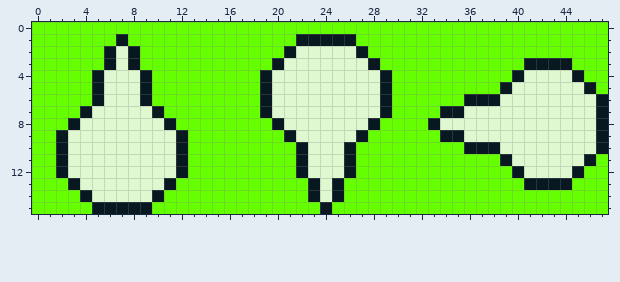
Pixel-art sprite: assets/sprites/spells/spell-calm.png. Above: the version before the commit.
The file is 48x16 pixels.
After the commit:
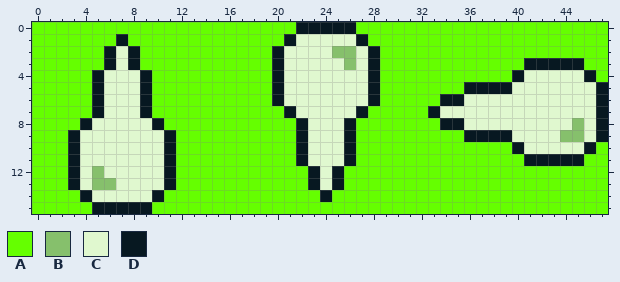
Palette (. is transparent): A #65ff00  B #86c06c  C #e0f8cf  D #071821
Commit: Update calm and triple fireball spells
The exact change:
Colour C becomes colour A in row 7 at x 20 and 28; in row 8 at x 21 and 27; in row 10 at x 39; in row 11 at x 40; in row 12 at x 41 to 44.
Colour D becomes colour A in rows 4 to 6 at x 19 and 29; in row 7 at x 4, 10, 19 and 29; in row 8 at x 3, 11, 20, 28 and 33; in row 9 at x 2, 12, 21, 27 and 34 to 35; in row 10 at x 2, 12, 36 to 38 and 47; in row 11 at x 2, 12, 39 and 46.
Colour D becomes colour A in row 12 at x 2, 12, 22, 26, 40 and 45; in row 13 at x 41 to 44; in row 14 at x 23 and 25; in row 15 at x 24.
Colour C becomes colour B in row 2 at x 25 to 26; in row 3 at x 26; in row 8 at x 45; in row 9 at x 44 to 45; in row 12 at x 5; in row 13 at x 5 to 6.
Colour D becomes colour C in row 1 at x 22 to 26; in row 2 at x 21 and 27; in row 4 at x 45; in row 5 at x 46; in row 6 at x 36 to 38; in row 7 at x 34 to 35.
Colour A becomes colour D in row 0 at x 22 to 26; in row 1 at x 21 and 27; in row 2 at x 20 and 28; in row 3 at x 45; in row 4 at x 46; in row 5 at x 36 to 38 and 47.
Colour A becomes colour D in row 6 at x 34 to 35; in row 7 at x 33.
Colour C becomes colour D in rows 4 to 6 at x 20 and 28; in row 7 at x 5, 9, 21 and 27; in row 8 at x 4, 10, 22, 26 and 34 to 35; in row 9 at x 3, 11, 22, 26 and 36 to 39; in row 10 at x 3, 11, 40 and 46; in row 11 at x 3, 11 and 41 to 45.
Colour C becomes colour D in row 12 at x 3, 11, 23 and 25; in row 14 at x 24.
Pixel boxes of the changes (left, top, right, bottom) in both pictures:
changed: (260, 22, 392, 214)
changed: (428, 58, 608, 190)
changed: (56, 106, 188, 190)
